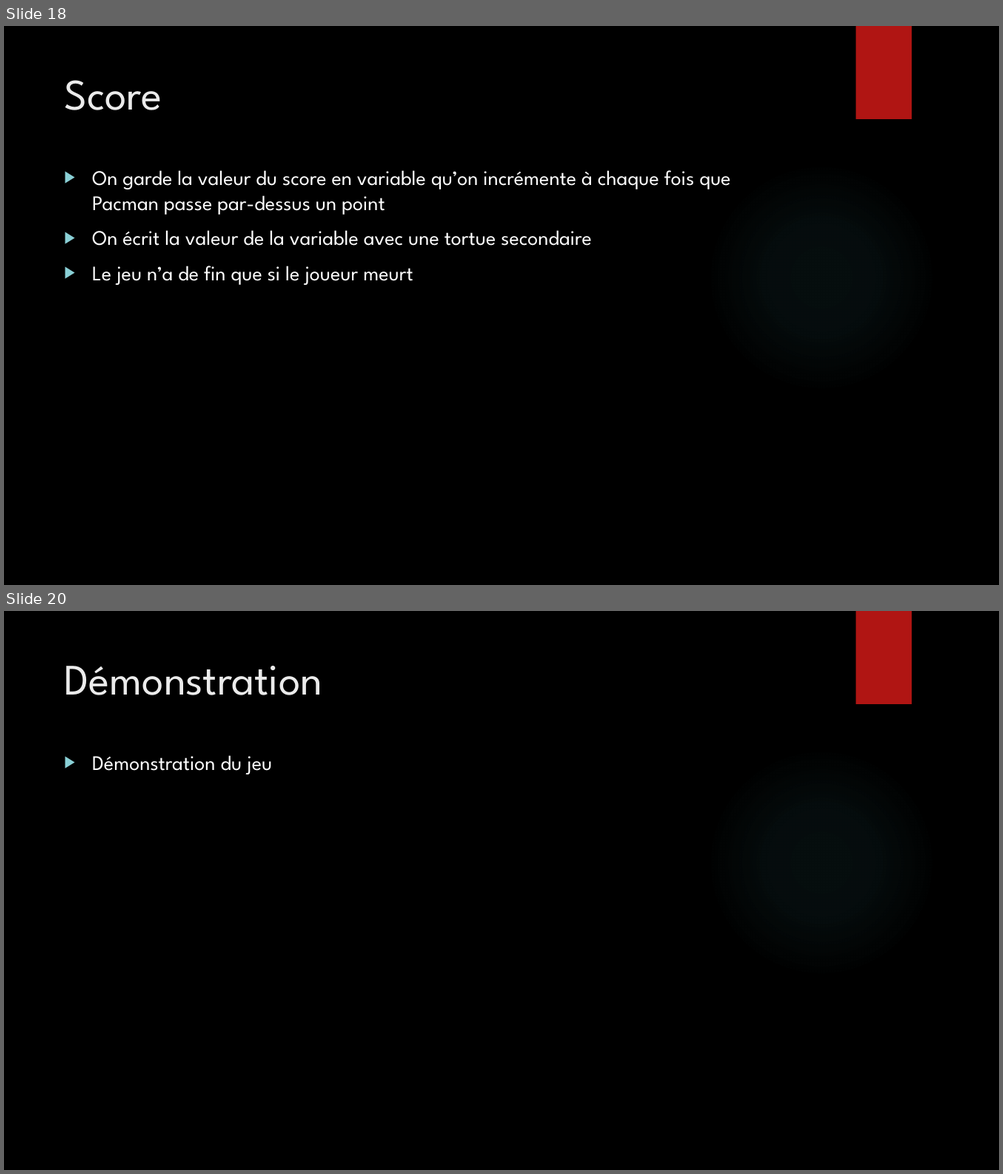
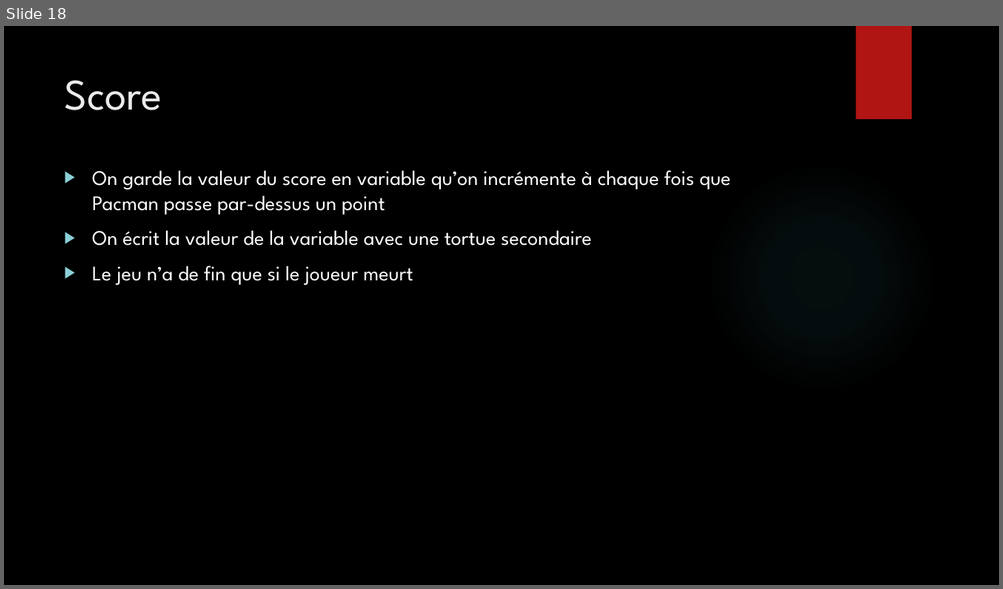
Before and after one commit to Bugnon/oc-2021, a slide deck: src/projet/projet3/Powerpoint_pacman.pptx. Shown one above the other, each under a label of ours: slides 18 and 20 before the commit, slide 18 after it; the slides between them are not shown. The pictures are 1003x1174 and 1003x589 pixels, drawn with LibreOffice and Linux fonts; fonts in the diff are those of the drawing; background and template pictures are left out. Boxes give left, top, right and bottom in pixels: in the first picture for what was removed or moved away, otherwise in the second. Text is boxed around its words. In the diff, an @@ line names an element or a change of style, - is before the commit and + after.

```diff
--- a/src/projet/projet3/Powerpoint_pacman.pptx
+++ b/src/projet/projet3/Powerpoint_pacman.pptx
@@ slide 20 removed at [4, 611, 999, 1170], background picture (left out); not listed: 2 template elements that a slide beside it also shows @@
@@ title removed at [64, 666, 322, 695] @@
-Démonstration
@@ text removed at [92, 755, 272, 775] @@
-▶ Démonstration du jeu
```
Also in this commit, not shown: 10 slides changed, 2 slides added, 1 other slide removed, 5 other files.
